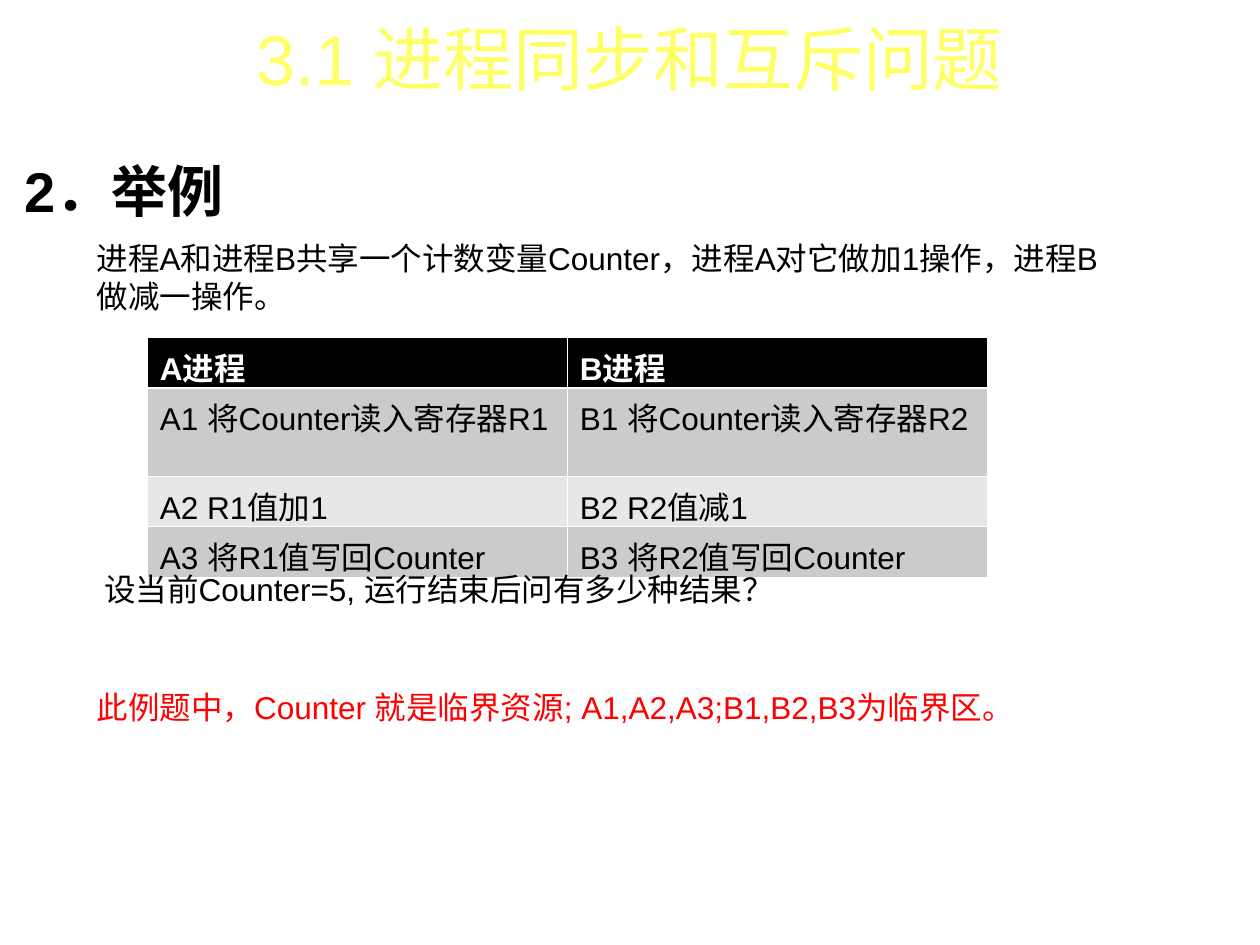
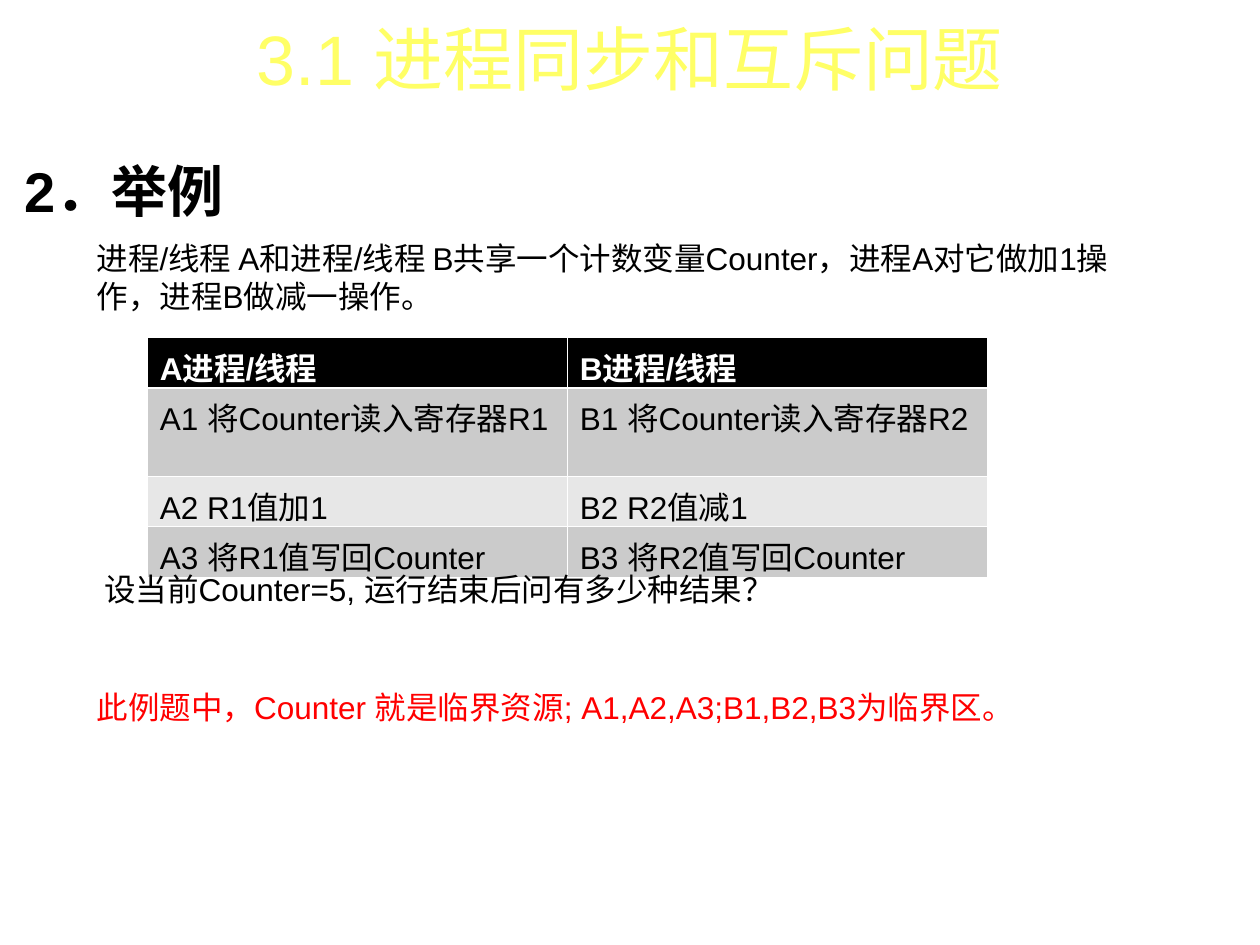
Before and after one commit to FourierAI/Operating-system, a slide deck: slide 7 of 操作系统-第3章.ppt. Drawn at 1260x945 pixels with LibreOffice and Linux fonts; fonts in the diff are those of the drawing; background and template pictures are left out. Boxes give left, top, right and bottom in pixels: in the first picture for what was removed or moved away, otherwise in the second. Text is boxed around its words. In the diff, an @@ line names an element or a change of style, - is before the commit and + after.

```diff
--- a/操作系统-第3章.ppt
+++ b/操作系统-第3章.ppt
@@ text at (97,243,1109,311): text changed @@
-进程A和进程B共享一个计数变量Counter，进程A对它做加1操作，进程B做减一操作。
+进程/线程 A和进程/线程 B共享一个计数变量Counter，进程A对它做加1操作，进程B做减一操作。
@@ table at (147,338,987,582) @@
-row 1, column 1: A进程
+row 1, column 1: A进程/线程
-row 1, column 2: B进程
+row 1, column 2: B进程/线程
```
Also in this commit, not shown: 14 other slides changed, 3 slides added, 8 other files.
